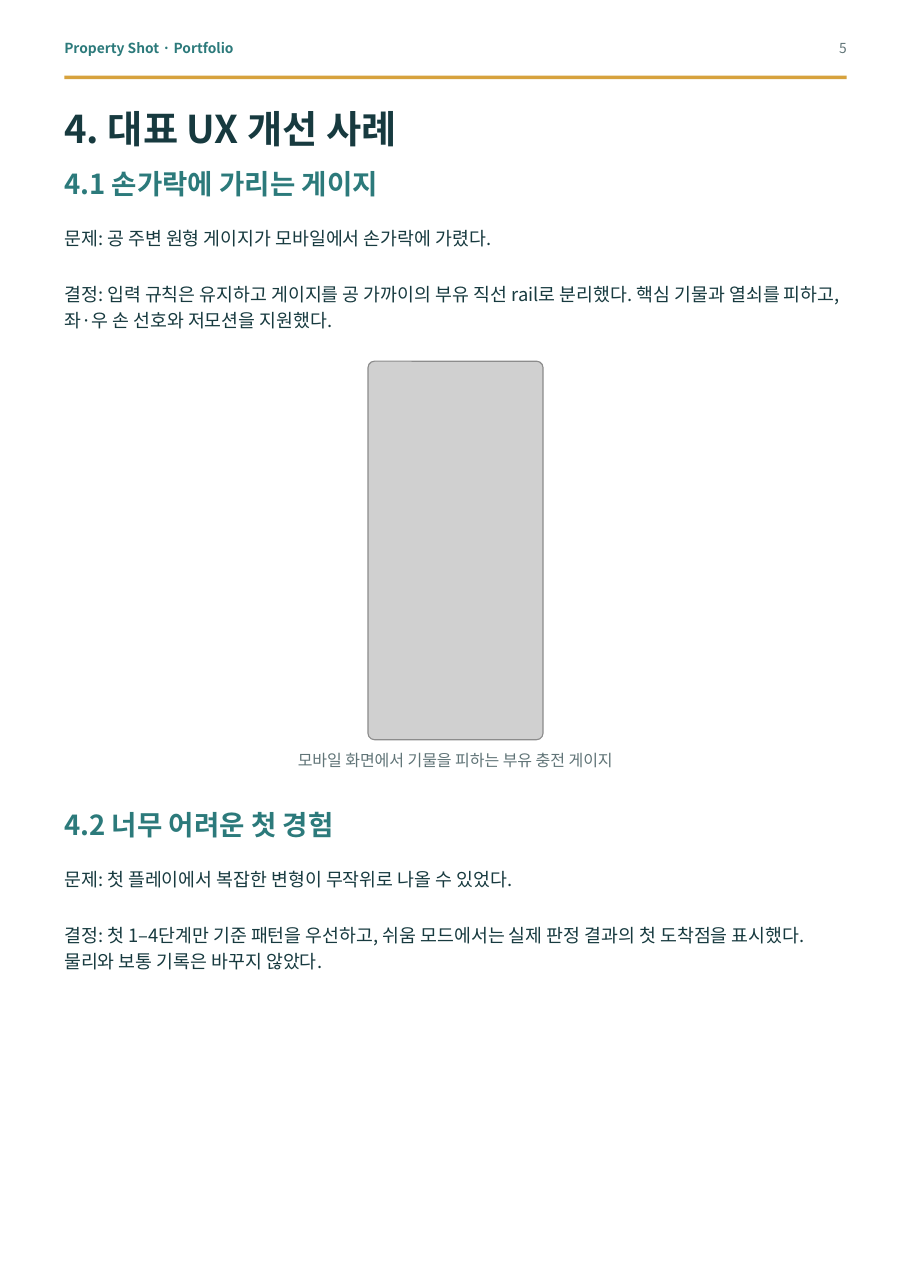
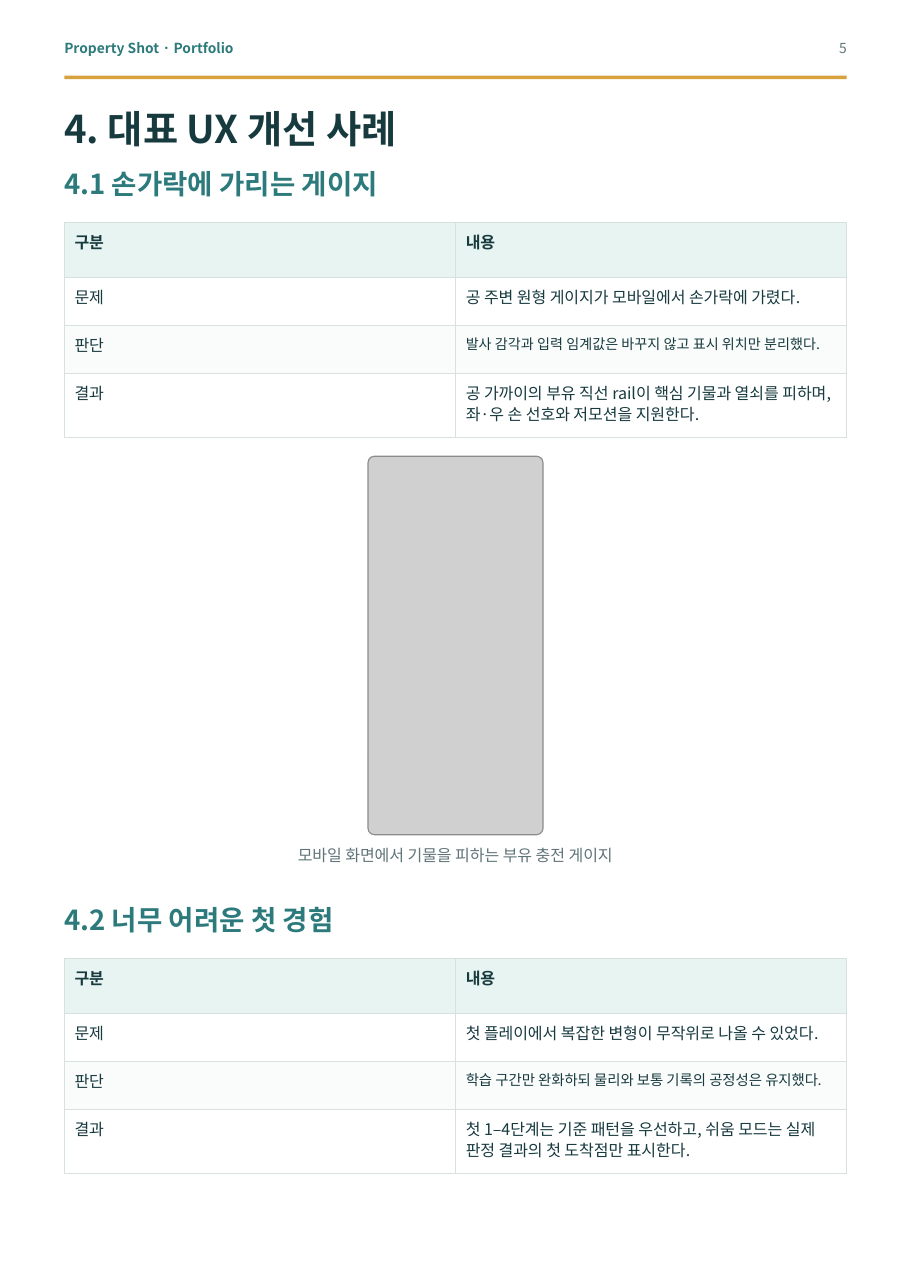
Before and after one commit to good5229/Property_shot, a slide deck: slide 5 of report/dist/property_shot_portfolio.pptx. Drawn at 911x1288 pixels with LibreOffice and Linux fonts; fonts in the diff are those of the drawing; grey boxes stand for pictures. Boxes give left, top, right and bottom in pixels: in the first picture for what was removed or moved away, otherwise in the second. Text is boxed around its words. In the diff, an @@ line names an element or a change of style, - is before the commit and + after.

```diff
--- a/report/dist/property_shot_portfolio.pptx
+++ b/report/dist/property_shot_portfolio.pptx
@@ rectangle added at bbox=[64, 223, 455, 278], fill #E8F4F1, outline #D7E1DE 0.75 pt @@
@@ text added at bbox=[75, 235, 104, 250], 10.5 pt, text #173A3F, bold @@
+구분
@@ rectangle added at bbox=[456, 223, 847, 278], fill #E8F4F1, outline #D7E1DE 0.75 pt @@
@@ text added at bbox=[466, 234, 495, 250], 10.5 pt, text #173A3F, bold @@
+내용
@@ rectangle added at bbox=[64, 278, 455, 326], fill #FFFFFF, outline #D7E1DE 0.75 pt @@
@@ text added at bbox=[75, 289, 104, 305], 10.5 pt, text #173A3F @@
+문제
@@ rectangle added at bbox=[456, 278, 847, 326], fill #FFFFFF, outline #D7E1DE 0.75 pt @@
@@ text at bbox=[466, 289, 800, 305]: text changed; size 12 to 10.5 pt @@
-문제: 공 주변 원형 게이지가 모바일에서 손가락에 가렸다.
+공 주변 원형 게이지가 모바일에서 손가락에 가렸다.
@@ rectangle added at bbox=[64, 326, 455, 375], fill #FAFCFB, outline #D7E1DE 0.75 pt @@
@@ rectangle added at bbox=[456, 326, 847, 375], fill #FAFCFB, outline #D7E1DE 0.75 pt @@
@@ text added at bbox=[75, 337, 104, 352], 10.5 pt, text #173A3F @@
+판단
@@ text added at bbox=[466, 337, 820, 350], 9.2 pt, text #173A3F @@
+발사 감각과 입력 임계값은 바꾸지 않고 표시 위치만 분리했다.
@@ rectangle added at bbox=[64, 375, 455, 438], fill #FFFFFF, outline #D7E1DE 0.75 pt @@
@@ text added at bbox=[75, 385, 104, 401], 10.5 pt, text #173A3F @@
+결과
@@ rectangle added at bbox=[456, 375, 847, 438], fill #FFFFFF, outline #D7E1DE 0.75 pt @@
@@ text at bbox=[466, 385, 831, 422]: text changed; size 12 to 10.5 pt @@
-결정: 입력 규칙은 유지하고 게이지를 공 가까이의 부유 직선 rail로 분리했다. 핵심 기물과 열쇠를 피하고, 좌·우 손 선호와 저모션을 지원했다.
+공 가까이의 부유 직선 rail이 핵심 기물과 열쇠를 피하며, 좌·우 손 선호와 저모션을 지원한다.
@@ 2 texts, 1 picture: place and size @@
-2 texts, 1 picture at bbox=[64, 361, 613, 838]
+2 texts, 1 picture at bbox=[64, 456, 613, 933]
@@ rectangle added at bbox=[64, 959, 455, 1015], fill #E8F4F1, outline #D7E1DE 0.75 pt @@
@@ rectangle added at bbox=[456, 959, 847, 1015], fill #E8F4F1, outline #D7E1DE 0.75 pt @@
@@ text added at bbox=[75, 971, 104, 986], 10.5 pt, text #173A3F, bold @@
+구분
@@ text added at bbox=[466, 970, 495, 986], 10.5 pt, text #173A3F, bold @@
+내용
@@ rectangle added at bbox=[64, 1015, 455, 1063], fill #FFFFFF, outline #D7E1DE 0.75 pt @@
@@ rectangle added at bbox=[456, 1015, 847, 1063], fill #FFFFFF, outline #D7E1DE 0.75 pt @@
@@ text added at bbox=[75, 1025, 104, 1041], 10.5 pt, text #173A3F @@
+문제
@@ text at bbox=[466, 1025, 819, 1041]: text changed; size 12 to 10.5 pt @@
-문제: 첫 플레이에서 복잡한 변형이 무작위로 나올 수 있었다.
+첫 플레이에서 복잡한 변형이 무작위로 나올 수 있었다.
@@ rectangle added at bbox=[64, 1062, 455, 1110], fill #FAFCFB, outline #D7E1DE 0.75 pt @@
@@ text added at bbox=[75, 1073, 104, 1088], 10.5 pt, text #173A3F @@
+판단
@@ rectangle added at bbox=[456, 1062, 847, 1110], fill #FAFCFB, outline #D7E1DE 0.75 pt @@
@@ text added at bbox=[466, 1073, 821, 1086], 9.4 pt, text #173A3F @@
+학습 구간만 완화하되 물리와 보통 기록의 공정성은 유지했다.
@@ rectangle added at bbox=[64, 1110, 455, 1174], fill #FFFFFF, outline #D7E1DE 0.75 pt @@
@@ text added at bbox=[75, 1121, 104, 1137], 10.5 pt, text #173A3F @@
+결과
@@ rectangle added at bbox=[456, 1110, 847, 1174], fill #FFFFFF, outline #D7E1DE 0.75 pt @@
@@ text at bbox=[466, 1121, 815, 1158]: text changed; size 12 to 10.5 pt @@
-결정: 첫 1–4단계만 기준 패턴을 우선하고, 쉬움 모드에서는 실제 판정 결과의 첫 도착점을 표시했다. 물리와 보통 기록은 바꾸지 않았다.
+첫 1–4단계는 기준 패턴을 우선하고, 쉬움 모드는 실제 판정 결과의 첫 도착점만 표시한다.
```
Also in this commit, not shown: 5 other slides changed, 3 slides added, 6 other files.
